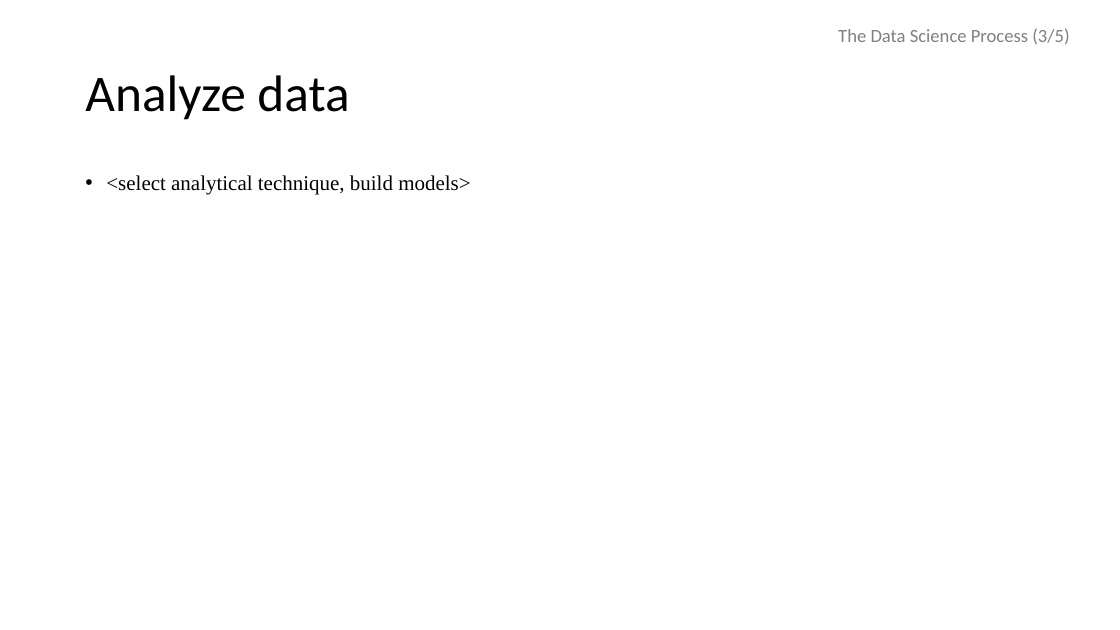
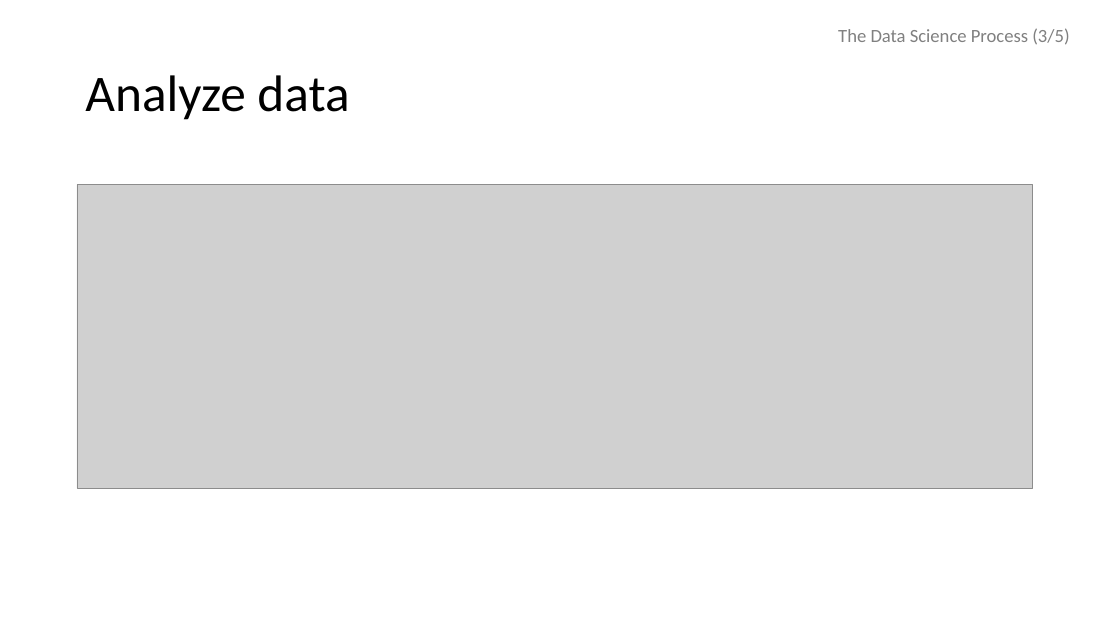
Before and after one commit to kurtgrothe/ANA500, a slide deck: slide 15 of Grothe_ANA500_Micro-Project.pptx. Drawn at 1120x630 pixels with LibreOffice and Linux fonts; fonts in the diff are those of the drawing; grey boxes stand for pictures. Boxes give left, top, right and bottom in pixels: in the first picture for what was removed or moved away, otherwise in the second. Text is boxed around its words. In the diff, an @@ line names an element or a change of style, - is before the commit and + after.

Commit message:
Updated powerpoint to Analyze data Updated model for project

```diff
--- a/Grothe_ANA500_Micro-Project.pptx
+++ b/Grothe_ANA500_Micro-Project.pptx
@@ text removed at (106, 175, 470, 194) @@
-• <select analytical technique, build models>
@@ picture added at (77, 185, 1033, 488) @@
```
Also in this commit, not shown: 3 other slides changed, 3 slides added, 1 other file.
